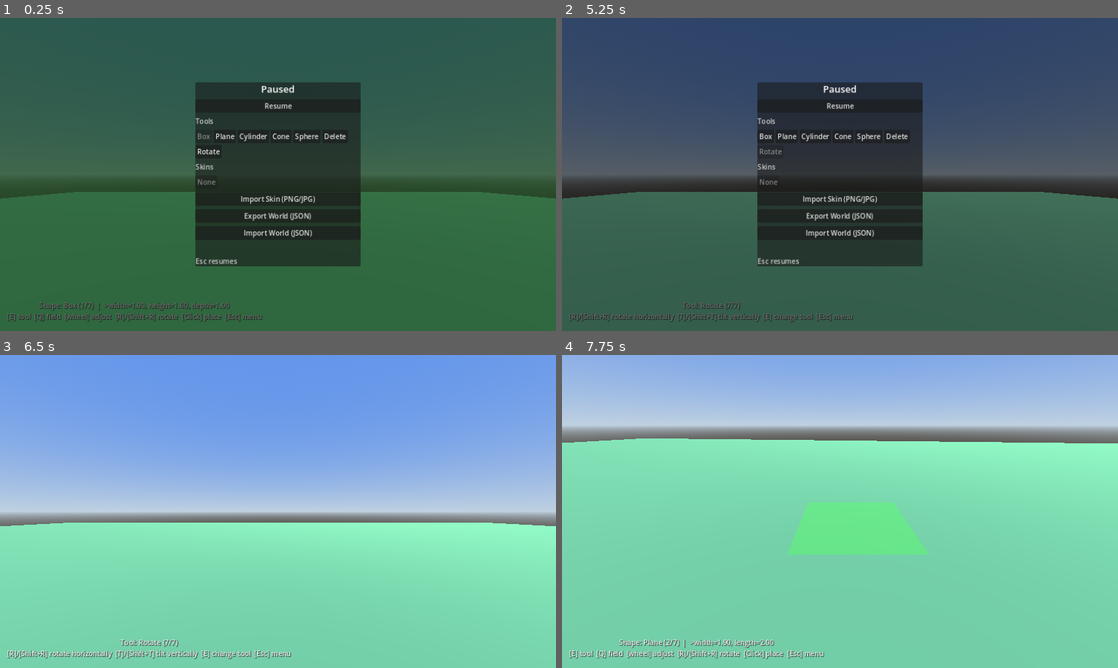
Above: before the commit, frames 1-4 (two rows, left to right).
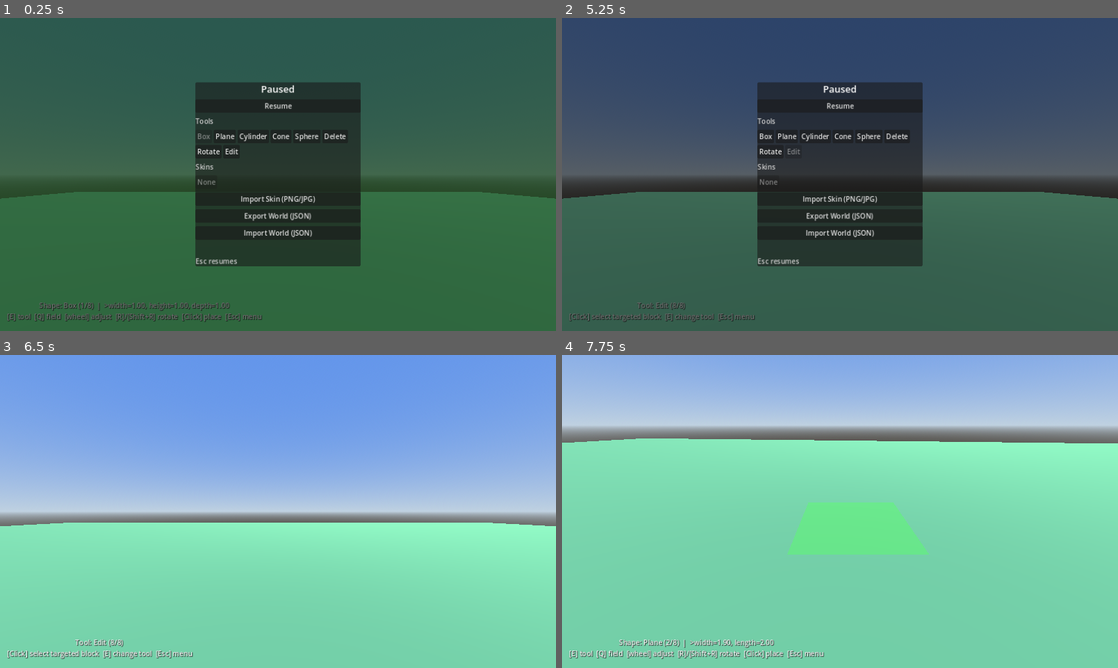
Above: after the commit, the same moments.

Repository: zenontherocks/worldmaker
Game: Godot game, scene res://scenes/Main.tscn
The game is run twice, just before and just after one commit, with the same random seed, the same clock (stepped at 60 frames per second) and the same inputs.
Inputs (mouse positions are in pixels of both pictures, inside the frame that each line leads up to):
- Up to frame 1 (0.25 s): no input
- Up to frame 2 (5.25 s): click "Plane" at 0.5 s; click "Box" at 1.25 s; click "Cylinder" at 2 s; click "Cone" at 2.75 s; click "Sphere" at 3.5 s; click "Rotate" at 4.25 s; click (795, 152) at 5 s, where only the run after the commit has a clickable "Edit"
- Up to frame 3 (6.5 s): click "Resume" at 5.75 s
- Up to frame 4 (7.75 s): move the mouse to (867, 511) at 6.52 s; hold Q (build_cycle_dimension) 6.53-7.28 s; hold W (move_forward) from 6.53 s (still down); click (867, 511) at 6.67 s; tap Space (jump) at 6.77, 7.52 s; tap E (build_cycle_shape) at 6.8, 7.35 s; move the mouse to (812, 511) at 7.27 s; tap Mouse wheel down (build_dimension_decrease) at 7.55 s

The runs differ from the first frame. In frame 1, less than 0.1% of the frame differs, in the area x 15-43%, y 41-93%; in frame 2, 0.7%; in frame 3, 1.0%, in the area x 1-53%, y 90-98%; in frame 4, less than 0.1%.

Commit message:
Add Edit tool for live-resizing placed objects; Plane's R tilts vertical
New 8th tool (Box/Plane/Cylinder/Cone/Sphere/Delete/Rotate/Edit):
aim at a placed block and click to lock onto it (highlighted yellow,
stays locked regardless of where you look next), then Q/wheel resize
it live -- the same dimension-editing code path a pending placement
already used, just writing into a new PlaceableObject.
rebuild_geometry() (regenerates mesh + collision shape in place,
keeping position/rotation/skin) instead of the ghost. Click again to
let go of it. PauseMenuUI's Tools row gained a matching Edit button.

Also: for Plane specifically, R/Shift+R in Place mode now tips it
toward vertical instead of spinning its horizontal facing -- a flat
square rotating around its own vertical axis doesn't look any
different, and horizontal facing already tracks the player, so R
does the one rotation that actually matters for a plane. Ghost
preview and the final placement both read the same _tilt_offset so
they can't drift apart, same as the existing horizontal offset.

Diff:
--- a/scripts/build/BuildModeController.gd
+++ b/scripts/build/BuildModeController.gd
@@ -11,20 +11,24 @@
 ## methods (select_slot/select_skin) the pause menu calls directly via the
 ## reference Main.gd hands it -- it never reaches into the UI itself.
 ##
-## [E] cycles through seven tools: the five placeable shapes, then Delete,
-## then Rotate. The pause menu's Tools row offers the same seven directly,
-## via select_slot(). Delete and Rotate both target whatever placed object
-## the crosshair is over (found via the same raycast used for placement)
-## and highlight it by temporarily swapping its mesh's material; Delete
-## removes it on click, Rotate spins it in place with the same R/Shift+R
-## (and T/Shift+T) keys that adjust a pending placement's rotation.
-
-enum ToolMode { PLACE, DELETE, ROTATE }
+## [E] cycles through eight tools: the five placeable shapes, then Delete,
+## Rotate, and Edit. The pause menu's Tools row offers the same eight
+## directly, via select_slot(). Delete, Rotate, and Edit all target
+## whatever placed object the crosshair is over (found via the same
+## raycast used for placement) and highlight it by temporarily swapping
+## its mesh's material; Delete removes it on click, Rotate spins it in
+## place with the same R/Shift+R (and T/Shift+T) keys that adjust a
+## pending placement's rotation, and Edit locks onto it on click so
+## Q/wheel can resize it live instead of adjusting a pending placement.
+
+enum ToolMode { PLACE, DELETE, ROTATE, EDIT }
 
 signal shape_changed(shape_id: int, dimensions: Dictionary)
 signal dimensions_changed(dimensions: Dictionary)
 signal active_field_changed(field_key: String)
 signal tool_mode_changed(mode: int, slot_number: int, slot_count: int)
+signal edit_target_changed(shape_id: int, dimensions: Dictionary)
+signal edit_target_cleared
 
 @export var place_range: float = 8.0
 @export var rotation_step_degrees: float = 15.0
@@ -56,6 +60,13 @@
 ## further without physically turning to face it.
 var _rotation_offset: float = 0.0
 
+## Same idea, but around a horizontal axis instead -- only meaningful for
+## Plane, whose default orientation lies flat. A Plane's facing is already
+## effectively "set by moving around" (nothing about spinning a flat square
+## around its own vertical axis looks any different), so for Plane
+## specifically R/Shift+R tips it toward standing up vertical instead.
+var _tilt_offset: float = 0.0
+
 var _has_valid_target: bool = false
 var _target_position: Vector3 = Vector3.ZERO
 
@@ -63,6 +74,12 @@
 var _highlighted_original_material: Material = null
 var _delete_highlight_material: StandardMaterial3D
 var _rotate_highlight_material: StandardMaterial3D
+var _edit_highlight_material: StandardMaterial3D
+
+## True once Edit has locked onto _highlighted_object (a click while
+## browsing); while true, raycasting/re-highlighting stops so the edit
+## target stays fixed regardless of where the crosshair wanders.
+var _edit_locked: bool = false
 
 
 func _ready() -> void:
@@ -74,9 +91,11 @@
 		_slots.append({"mode": ToolMode.PLACE, "shape_id": shape_id})
 	_slots.append({"mode": ToolMode.DELETE})
 	_slots.append({"mode": ToolMode.ROTATE})
+	_slots.append({"mode": ToolMode.EDIT})
 
 	_delete_highlight_material = _make_highlight_material(Color(1.0, 0.25, 0.2, 0.6))
 	_rotate_highlight_material = _make_highlight_material(Color(0.25, 0.7, 1.0, 0.6))
+	_edit_highlight_material = _make_highlight_material(Color(1.0, 0.85, 0.2, 0.6))
 
 	# Deferred so its signal emissions land after Main.gd's _ready() (which
 	# runs after all its children's, including this one) has actually
@@ -99,7 +118,7 @@
 
 	if tool_mode == ToolMode.PLACE:
 		_process_place_target()
-	else:
+	elif tool_mode != ToolMode.EDIT or not _edit_locked:
 		_process_targeted_object()
 
 
@@ -112,7 +131,7 @@
 		_target_position = point + normal * offset
 		_target_position.x = snappedf(_target_position.x, grid_size)
 		_target_position.z = snappedf(_target_position.z, grid_size)
-		ghost.set_transform_data(_target_position, _current_facing_y() + _rotation_offset)
+		ghost.set_transform_data(_target_position, _current_facing_y() + _rotation_offset, _current_tilt())
 		ghost.set_valid(true)
 	else:
 		ghost.set_valid(false)
@@ -134,9 +153,17 @@
 	if candidate != null and candidate.mesh_instance != null:
 		_highlighted_object = candidate
 		_highlighted_original_material = candidate.mesh_instance.material_override
-		candidate.mesh_instance.material_override = (
-			_delete_highlight_material if tool_mode == ToolMode.DELETE else _rotate_highlight_material
-		)
+		candidate.mesh_instance.material_override = _highlight_material_for(tool_mode)
+
+
+func _highlight_material_for(mode: int) -> StandardMaterial3D:
+	match mode:
+		ToolMode.DELETE:
+			return _delete_highlight_material
+		ToolMode.ROTATE:
+			return _rotate_highlight_material
+		_:
+			return _edit_highlight_material
 
 
 func _clear_highlight() -> void:
@@ -153,17 +180,21 @@
 	return get_parent().global_rotation.y
 
 
+func _current_tilt() -> float:
+	return _tilt_offset if current_shape_id == ShapeDefinitions.ShapeType.PLANE else 0.0
+
+
 func _unhandled_input(event: InputEvent) -> void:
 	if event.is_action_pressed("build_cycle_shape"):
 		select_slot((_slot_index + 1) % _slots.size())
 	elif event.is_action_pressed("build_cycle_dimension"):
-		if tool_mode == ToolMode.PLACE:
+		if _can_edit_dimensions():
 			_cycle_active_field()
 	elif event.is_action_pressed("build_dimension_increase"):
-		if tool_mode == ToolMode.PLACE:
+		if _can_edit_dimensions():
 			_adjust_active_field(1.0)
 	elif event.is_action_pressed("build_dimension_decrease"):
-		if tool_mode == ToolMode.PLACE:
+		if _can_edit_dimensions():
 			_adjust_active_field(-1.0)
 	elif event.is_action_pressed("build_rotate_cw"):
 		_rotate(rotation_step_degrees)
@@ -177,6 +208,10 @@
 		_confirm()
 
 
+func _can_edit_dimensions() -> bool:
+	return tool_mode == ToolMode.PLACE or (tool_mode == ToolMode.EDIT and _edit_locked)
+
+
 func _update_ghost_visibility() -> void:
 	if tool_mode == ToolMode.PLACE:
 		ghost.show_ghost()
@@ -187,6 +222,9 @@
 ## Public: called both by [E] cycling above and directly by the pause
 ## menu's Tools row buttons (via the reference Main.gd hands it).
 func select_slot(index: int) -> void:
+	if _edit_locked:
+		_edit_locked = false
+		edit_target_cleared.emit()
 	_clear_highlight()
 	_slot_index = index
 	var slot: Dictionary = _slots[_slot_index]
@@ -211,15 +249,31 @@
 	ghost.set_skin(SkinManager.get_cached(skin_key) if skin_key != "" else null)
 
 
+func _dimension_fields_in_context() -> Array:
+	if tool_mode == ToolMode.EDIT and _edit_locked and _highlighted_object != null:
+		return ShapeDefinitions.dimension_fields(_highlighted_object.shape_id)
+	return ShapeDefinitions.dimension_fields(current_shape_id)
+
+
 func _cycle_active_field() -> void:
-	var fields := ShapeDefinitions.dimension_fields(current_shape_id)
+	var fields := _dimension_fields_in_context()
 	_active_field_index = (_active_field_index + 1) % fields.size()
 	active_field_changed.emit(_active_dimension_key())
 
 
 func _adjust_active_field(direction: float) -> void:
-	var fields := ShapeDefinitions.dimension_fields(current_shape_id)
+	var fields := _dimension_fields_in_context()
 	var field: Dictionary = fields[_active_field_index]
+
+	if tool_mode == ToolMode.EDIT and _edit_locked and _highlighted_object != null:
+		var target := _highlighted_object
+		var new_dims: Dictionary = target.dimensions.duplicate()
+		var new_value: float = new_dims[field["key"]] + field["step"] * direction
+		new_dims[field["key"]] = ShapeDefinitions.clamp_dimension(target.shape_id, field["key"], new_value)
+		target.rebuild_geometry(new_dims)
+		dimensions_changed.emit(target.dimensions)
+		return
+
 	var new_value: float = current_dimensions[field["key"]] + field["step"] * direction
 	current_dimensions[field["key"]] = ShapeDefinitions.clamp_dimension(
 		current_shape_id, field["key"], new_value
@@ -228,13 +282,17 @@
 	dimensions_changed.emit(current_dimensions)
 
 
-## R/Shift+R: spins the horizontal facing -- a pending placement's offset in
-## Place mode, or the targeted object's own Y rotation directly in Rotate
-## mode.
+## R/Shift+R: for a pending placement this spins its horizontal facing --
+## except for Plane, whose facing already tracks the player (see
+## _tilt_offset above), so it tips vertical instead. In Rotate mode it
+## spins the targeted object's own Y rotation directly.
 func _rotate(delta_degrees: float) -> void:
 	match tool_mode:
 		ToolMode.PLACE:
-			_rotation_offset = wrapf(_rotation_offset + deg_to_rad(delta_degrees), 0.0, TAU)
+			if current_shape_id == ShapeDefinitions.ShapeType.PLANE:
+				_tilt_offset = wrapf(_tilt_offset + deg_to_rad(delta_degrees), 0.0, TAU)
+			else:
+				_rotation_offset = wrapf(_rotation_offset + deg_to_rad(delta_degrees), 0.0, TAU)
 		ToolMode.ROTATE:
 			if _highlighted_object != null and is_instance_valid(_highlighted_object):
 				_highlighted_object.rotation.y = wrapf(
@@ -253,7 +311,7 @@
 
 
 func _active_dimension_key() -> String:
-	var fields := ShapeDefinitions.dimension_fields(current_shape_id)
+	var fields := _dimension_fields_in_context()
 	return fields[_active_field_index]["key"]
 
 
@@ -263,6 +321,8 @@
 			_place_current()
 		ToolMode.DELETE:
 			_delete_targeted()
+		ToolMode.EDIT:
+			_toggle_edit_lock()
 
 
 func _place_current() -> void:
@@ -273,6 +333,7 @@
 	var instance := ShapeFactory.create_instance(current_shape_id, current_dimensions, material)
 	instance.position = _target_position
 	instance.rotation.y = _current_facing_y() + _rotation_offset
+	instance.rotation.x = _current_tilt()
 	instance.skin_key = active_skin_key
 	instance.object_id = GameManager.get_next_id()
 
@@ -289,6 +350,23 @@
 	target.queue_free()
 
 
+## First click while browsing (Edit selected, nothing locked yet) locks
+## onto whatever's currently highlighted; a second click anywhere unlocks
+## again, restoring its original material via _clear_highlight().
+func _toggle_edit_lock() -> void:
+	if _edit_locked:
+		_edit_locked = false
+		_clear_highlight()
+		edit_target_cleared.emit()
+		return
+
+	if _highlighted_object != null and is_instance_valid(_highlighted_object):
+		_edit_locked = true
+		_active_field_index = 0
+		edit_target_changed.emit(_highlighted_object.shape_id, _highlighted_object.dimensions)
+		active_field_changed.emit(_active_dimension_key())
+
+
 func _on_skin_loaded(texture: Texture2D, skin_key: String) -> void:
 	ghost.set_skin(texture)
 	active_skin_key = skin_key
--- a/scripts/build/GhostPreview.gd
+++ b/scripts/build/GhostPreview.gd
@@ -46,14 +46,16 @@
 
 ## Sets world-space (not local) position/rotation. This node sits under the
 ## player's Camera3D, which pitches as the player looks up/down -- a local
-## rotation.y here would still inherit that pitch from the parent chain, so
+## rotation here would still inherit that pitch from the parent chain, so
 ## the ghost would visibly tilt with the camera while the actually-placed
 ## object (added under the flat, unrotated GameManager.world_root) never
 ## would. global_rotation sidesteps that: it always resolves to exactly
-## this world-space yaw, regardless of the camera's current pitch.
-func set_transform_data(world_position: Vector3, y_rotation: float) -> void:
+## this world-space orientation, regardless of the camera's current pitch.
+## x_tilt is only ever nonzero for a pending Plane placement (see
+## BuildModeController._tilt_offset).
+func set_transform_data(world_position: Vector3, y_rotation: float, x_tilt: float = 0.0) -> void:
 	global_position = world_position
-	global_rotation = Vector3(0.0, y_rotation, 0.0)
+	global_rotation = Vector3(x_tilt, y_rotation, 0.0)
 
 
 func set_valid(is_valid: bool) -> void:
--- a/scripts/build/PlaceableObject.gd
+++ b/scripts/build/PlaceableObject.gd
@@ -14,6 +14,7 @@
 ## Set by ShapeFactory right after instancing so this node never has to
 ## depend on child node names/order via get_node().
 var mesh_instance: MeshInstance3D = null
+var collider: CollisionShape3D = null
 
 
 func apply_skin(texture: Texture2D, key: String) -> void:
@@ -25,6 +26,18 @@
 	skin_key = key
 
 
+## Regenerates the mesh and collision shape in place for the Edit tool --
+## the object keeps its position/rotation/skin, only its size changes.
+func rebuild_geometry(new_dimensions: Dictionary) -> void:
+	dimensions = new_dimensions.duplicate()
+	if mesh_instance == null:
+		return
+	var mesh := ShapeFactory.build_mesh(shape_id, dimensions)
+	mesh_instance.mesh = mesh
+	if collider != null:
+		collider.shape = ShapeFactory.build_collision_shape(shape_id, dimensions, mesh)
+
+
 func to_dict() -> Dictionary:
 	return {
 		"id": object_id,
--- a/scripts/build/ShapeFactory.gd
+++ b/scripts/build/ShapeFactory.gd
@@ -114,4 +114,5 @@
 	placeable.shape_id = shape_id
 	placeable.dimensions = dims.duplicate()
 	placeable.mesh_instance = mesh_instance
+	placeable.collider = collider
 	return placeable
--- a/scripts/core/Main.gd
+++ b/scripts/core/Main.gd
@@ -20,5 +20,7 @@
 	build_controller.dimensions_changed.connect(_ui.build_hud.on_dimensions_changed)
 	build_controller.active_field_changed.connect(_ui.build_hud.on_active_field_changed)
 	build_controller.tool_mode_changed.connect(_ui.build_hud.on_tool_mode_changed)
+	build_controller.edit_target_changed.connect(_ui.build_hud.on_edit_target_changed)
+	build_controller.edit_target_cleared.connect(_ui.build_hud.on_edit_target_cleared)
 
 	_ui.pause_menu.set_build_controller(build_controller)
--- a/scripts/ui/BuildHUD.gd
+++ b/scripts/ui/BuildHUD.gd
@@ -1,8 +1,9 @@
 extends Control
 class_name BuildHUD
 ## Always-on-screen build status readout (bottom of screen): current tool
-## (a shape to place, or the Delete/Rotate tool), live dimension values with
-## the scroll-adjustable field marked, and a control reminder. The whole
+## (a shape to place, or the Delete/Rotate/Edit tool), live dimension
+## values with the scroll-adjustable field marked, and a control reminder.
+## The whole
 ## game is build mode (no separate enter/exit toggle), so this always shows
 ## live status once the first tool_mode_changed signal arrives. Built
 ## procedurally because the set of dimension fields differs per shape and is
@@ -18,6 +19,14 @@
 var _shape_name: String = ""
 var _dimensions: Dictionary = {}
 var _active_field: String = ""
+
+## Edit tool: whether it's currently locked onto a target (vs. still
+## browsing for one) and that target's shape name. Dimensions/active field
+## while locked are the same _dimensions/_active_field above -- Build
+## ModeController reuses dimensions_changed/active_field_changed for both
+## a pending placement and a locked edit target.
+var _editing: bool = false
+var _edit_shape_name: String = ""
 
 
 func _ready() -> void:
@@ -60,6 +69,19 @@
 	_tool_mode = mode
 	_slot_number = slot_number
 	_slot_count = slot_count
+	_editing = false
+	_refresh()
+
+
+func on_edit_target_changed(shape_id: int, dimensions: Dictionary) -> void:
+	_editing = true
+	_edit_shape_name = ShapeDefinitions.shape_name(shape_id)
+	_dimensions = dimensions
+	_refresh()
+
+
+func on_edit_target_cleared() -> void:
+	_editing = false
 	_refresh()
 
 
@@ -75,6 +97,21 @@
 				"Tool: Rotate (%d/%d)\n" % [_slot_number, _slot_count]
 				+ "[R]/[Shift+R] rotate horizontally  [T]/[Shift+T] tilt vertically  [E] change tool  [Esc] menu"
 			)
+		BuildModeController.ToolMode.EDIT:
+			if _editing:
+				var parts := PackedStringArray()
+				for key in _dimensions.keys():
+					var marker := ">" if key == _active_field else ""
+					parts.append("%s%s=%.2f" % [marker, key, _dimensions[key]])
+				_label.text = (
+					"Editing: %s  |  %s\n" % [_edit_shape_name, ", ".join(parts)]
+					+ "[Q] field  [wheel] adjust  [Click] done  [Esc] menu"
+				)
+			else:
+				_label.text = (
+					"Tool: Edit (%d/%d)\n" % [_slot_number, _slot_count]
+					+ "[Click] select targeted block  [E] change tool  [Esc] menu"
+				)
 		_:
 			var parts := PackedStringArray()
 			for key in _dimensions.keys():
--- a/scripts/ui/PauseMenuUI.gd
+++ b/scripts/ui/PauseMenuUI.gd
@@ -171,7 +171,7 @@
 ## Built once (the set of tools never changes); _refresh_tools_row() then
 ## just toggles which button is disabled to show the current selection.
 ## Slot order mirrors BuildModeController's own _slots construction --
-## the five shapes in ShapeDefinitions.ORDER, then Delete, then Rotate.
+## the five shapes in ShapeDefinitions.ORDER, then Delete, Rotate, Edit.
 func _build_tools_row() -> void:
 	var index := 0
 	for shape_id in ShapeDefinitions.ORDER:
@@ -180,6 +180,8 @@
 	_add_tool_button("Delete", index)
 	index += 1
 	_add_tool_button("Rotate", index)
+	index += 1
+	_add_tool_button("Edit", index)
 
 
 func _add_tool_button(label: String, slot_index: int) -> void:
@@ -211,6 +213,8 @@
 			return ShapeDefinitions.ORDER.size()
 		BuildModeController.ToolMode.ROTATE:
 			return ShapeDefinitions.ORDER.size() + 1
+		BuildModeController.ToolMode.EDIT:
+			return ShapeDefinitions.ORDER.size() + 2
 		_:
 			return ShapeDefinitions.ORDER.find(_build_controller.current_shape_id)
 
Not shown, changed: README.md
